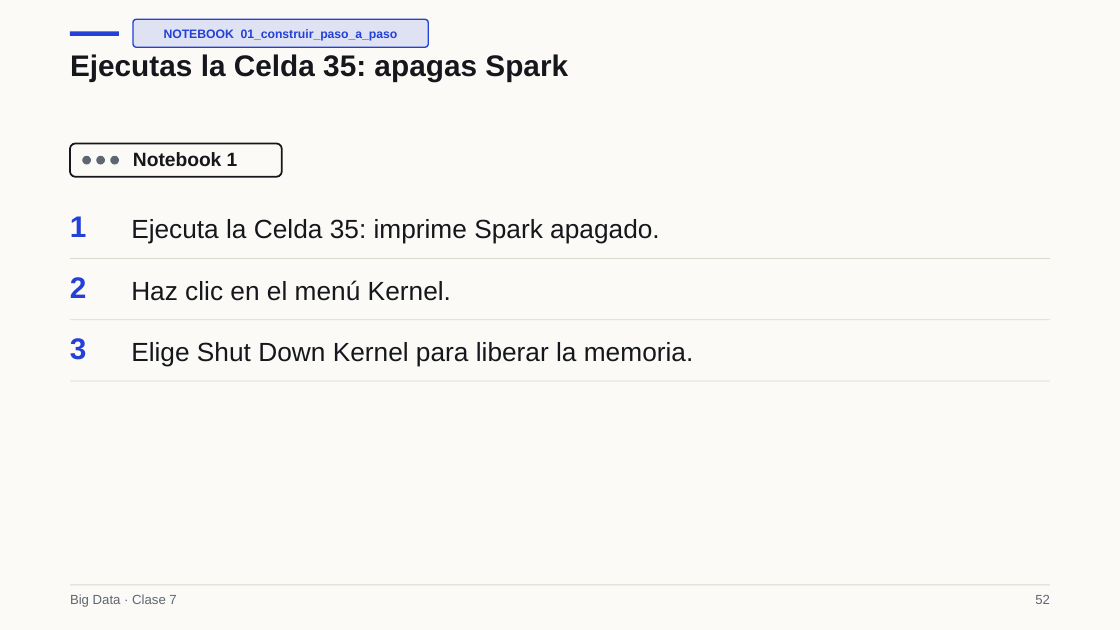
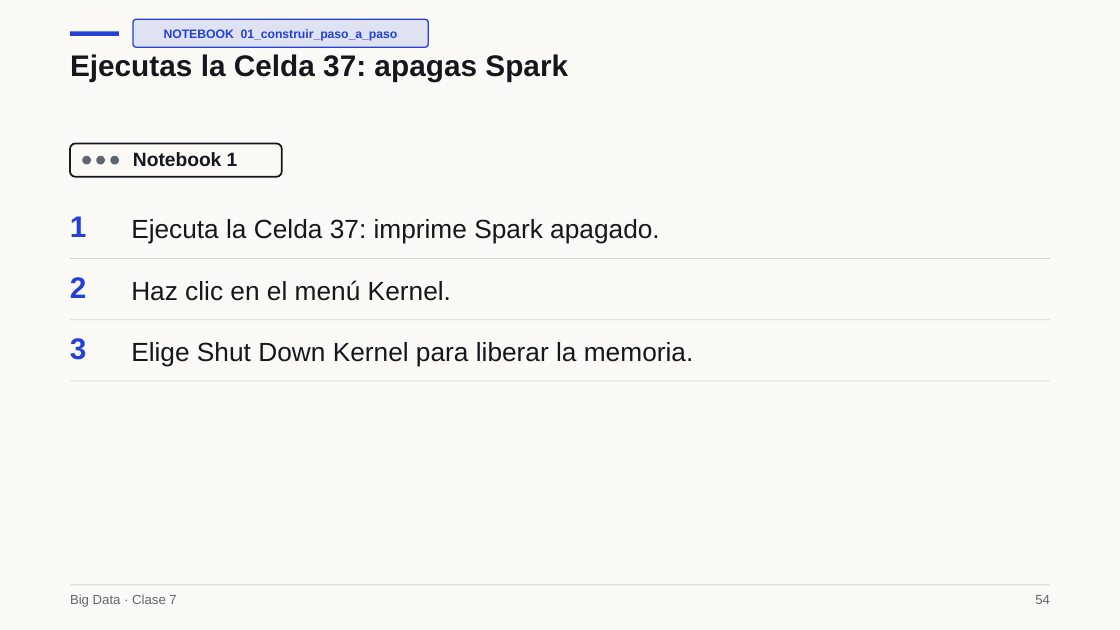
Before and after one commit to Apaezc/bigdata-udem-2026, a slide deck: slide 54 of curso/clase07/deck/slides.pptx (slide 52 before the commit). Drawn at 1120x630 pixels with LibreOffice and Linux fonts; fonts in the diff are those of the drawing. Boxes give left, top, right and bottom in pixels: in the first picture for what was removed or moved away, otherwise in the second. Text is boxed around its words. In the diff, an @@ line names an element or a change of style, - is before the commit and + after.

```diff
--- a/curso/clase07/deck/slides.pptx
+++ b/curso/clase07/deck/slides.pptx
@@ text at (x1=70, y1=54, x2=568, y2=81): text changed @@
-Ejecutas la Celda 35: apagas Spark
+Ejecutas la Celda 37: apagas Spark
@@ text at (x1=131, y1=219, x2=660, y2=244): text changed @@
-Ejecuta la Celda 35: imprime Spark apagado.
+Ejecuta la Celda 37: imprime Spark apagado.
@@ text at (x1=1035, y1=595, x2=1050, y2=604): text changed @@
-52
+54
```
Also in this commit, not shown: 62 other slides changed, 1 slide added, 6 slides removed, 17 other files.
